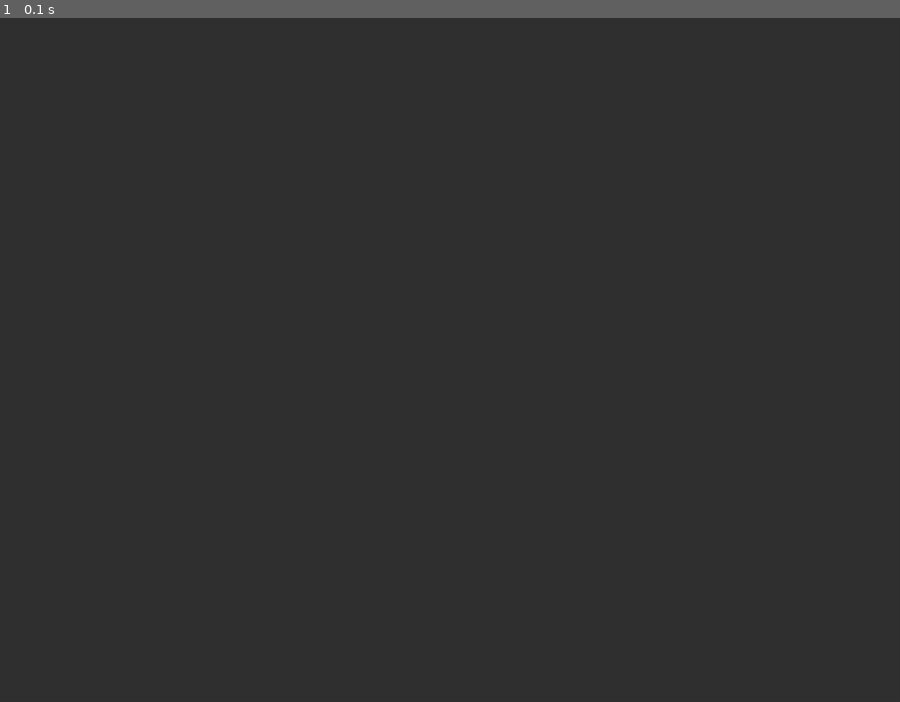
Above: before the commit, frame 1.
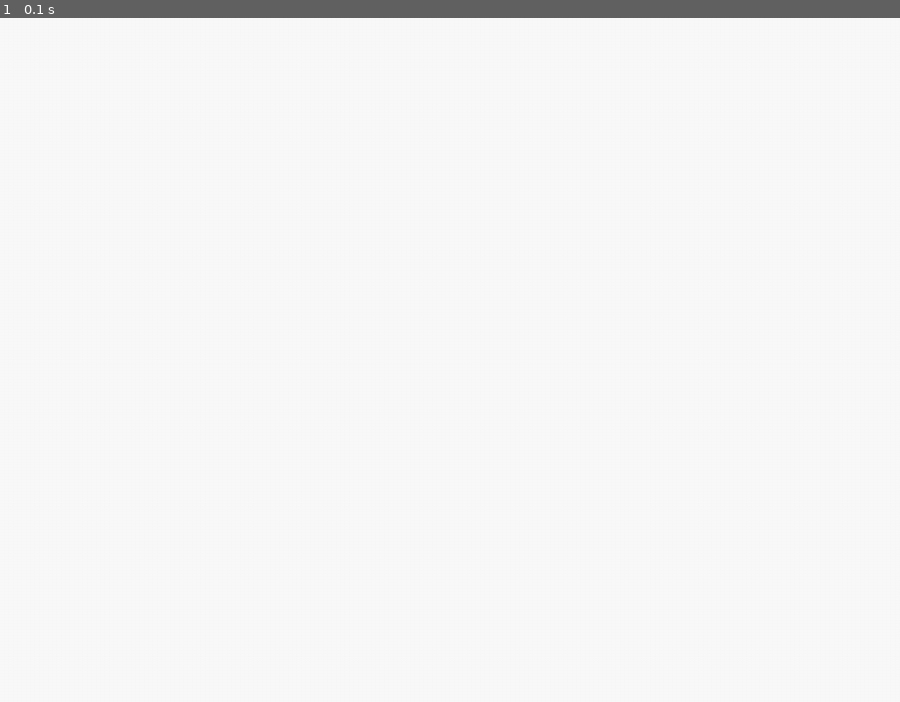
Above: after the commit, the same moment.

Repository: Lirul0515/pygame11376061
Game: pygame game, started from pygamecode.py
Same seed, same stepped clock (60 frames per second), same inputs: the game is played once before the commit and once after it.
Inputs:
- Up to frame 1 (0.1 s): no input

The runs differ from the first frame. In frame 1, 100% of the frame differs, in the area x 0-100%, y 0-100%.

Commit message:
新增標題

Diff:
--- a/pygamecode.py
+++ b/pygamecode.py
@@ -7,17 +7,16 @@
 playground = [screenWidth,screenHigh]
 screen = pygame.display.set_mode((screenWidth,screenHigh))
 
-
+parent_path = Path(__file__).parent/'airplaneicon.png'
 #image_path = parent_path/'gamecode'
 #icon_path = image_path/'airplaneicon.png'
-parent_path = Path(__file__).parent/'airplaneicon.png'
+
+pygame.display.set_caption("1942偽")
 icon_image = pygame.image.load(parent_path)
 pygame.display.set_icon(icon_image)
 background = pygame.Surface(screen.get_size())
 background = background.convert()
-background.fill((50,50,50))
-
-
+background.fill((250,250,250))
 
 
 screen = pygame.display.set_mode((screenWidth,screenHigh))
